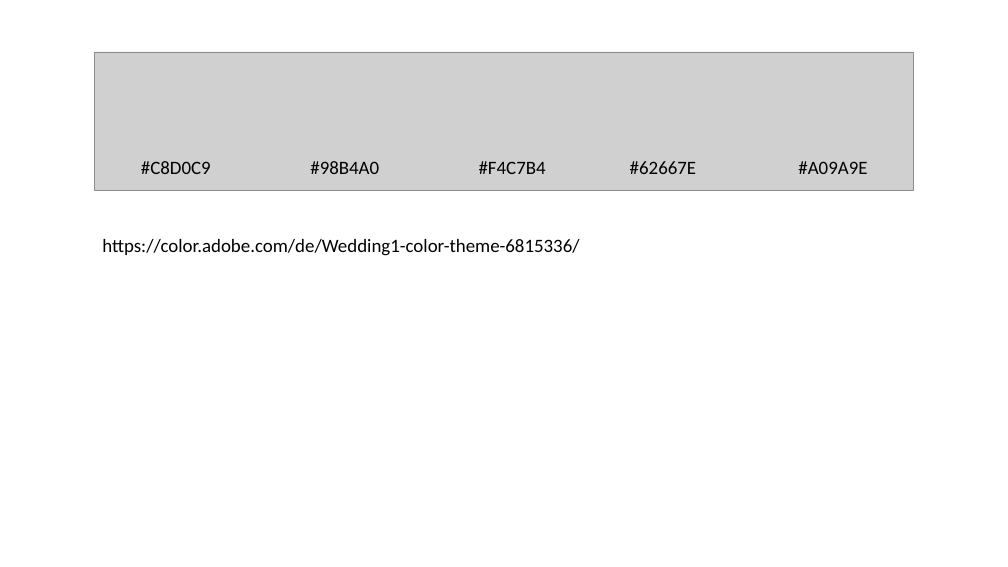
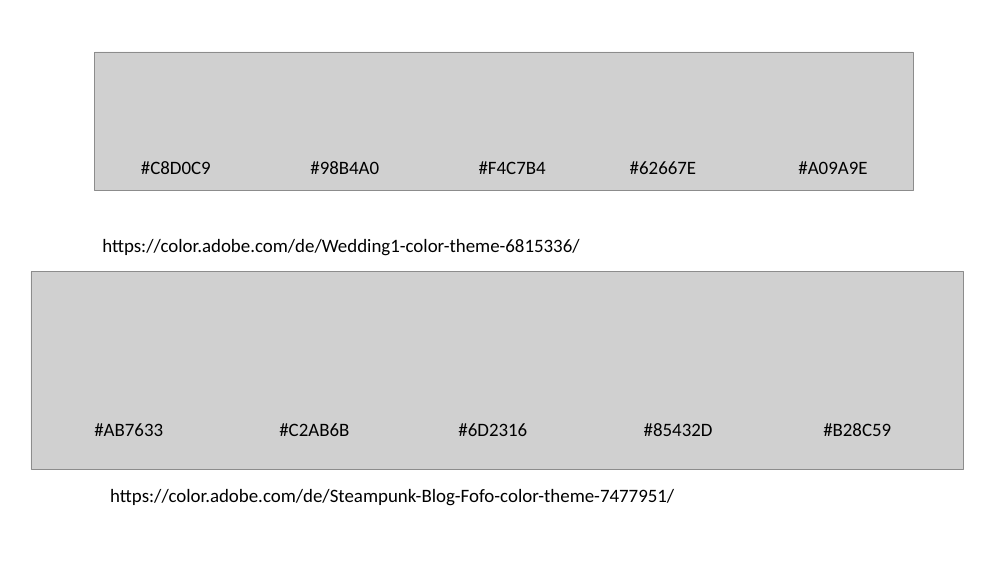
Before and after one commit to stefan-berlin/stefan-berlin.github.io, a slide deck: slide 1 of openHPI/Farbschema.pptx. Drawn at 1008x567 pixels with LibreOffice and Linux fonts; fonts in the diff are those of the drawing; grey boxes stand for pictures. Boxes give left, top, right and bottom in pixels: in the first picture for what was removed or moved away, otherwise in the second. Text is boxed around its words. In the diff, an @@ line names an element or a change of style, - is before the commit and + after.

```diff
--- a/openHPI/Farbschema.pptx
+++ b/openHPI/Farbschema.pptx
@@ picture added at bbox=[31, 272, 963, 470] @@
@@ text added at bbox=[94, 423, 163, 436], 18 pt, text #000000 @@
+#AB7633
@@ text added at bbox=[279, 423, 349, 436], 18 pt, text #000000 @@
+#C2AB6B
@@ text added at bbox=[458, 423, 527, 436], 18 pt, text #000000 @@
+#6D2316
@@ text added at bbox=[644, 423, 713, 436], 18 pt, text #000000 @@
+#85432D
@@ text added at bbox=[823, 423, 891, 436], 18 pt, text #000000 @@
+#B28C59
@@ text added at bbox=[110, 489, 674, 506], 18 pt, text #000000 @@
+https://color.adobe.com/de/Steampunk-Blog-Fofo-color-theme-7477951/
```
Also in this commit, not shown: 12 other files.
